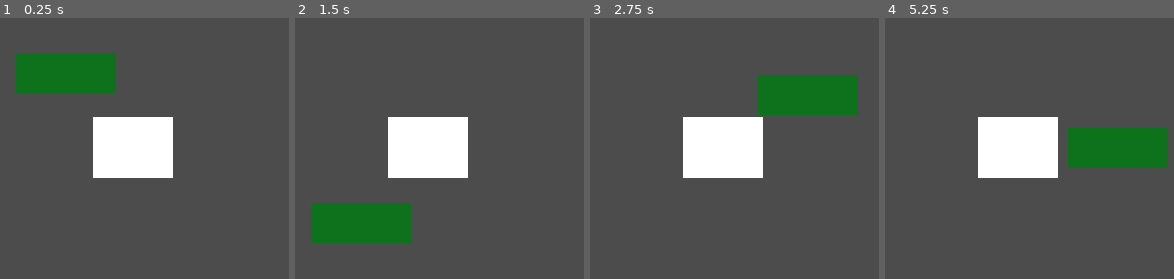
Above: before the commit, frames 1-4 (left to right).
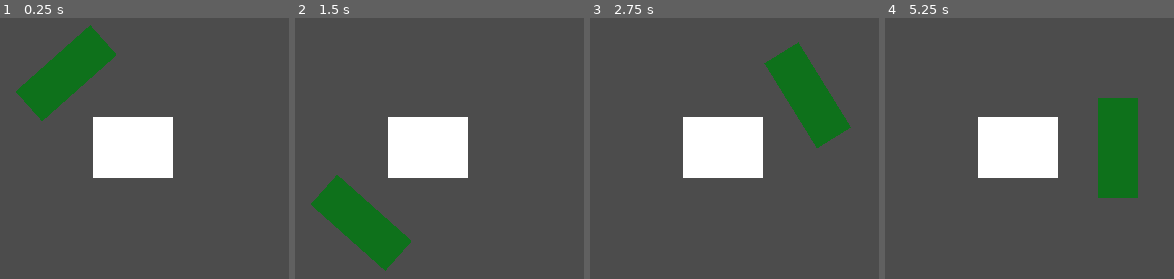
Above: after the commit, the same moments.

Repository: honoriocassiano/the-silent-protector-simulator
Game: Godot game, scene res://Main.tscn
Same seed, same stepped clock (60 frames per second), same inputs: the game is played once before the commit and once after it.
Inputs (mouse positions are in pixels of both pictures, inside the frame that each line leads up to):
- Up to frame 1 (0.25 s): no input
- Up to frame 2 (1.5 s): tap Enter at 0.5 s; move the mouse to (outside the picture) at 0.52 s; hold Right (move_right) 0.53-1.28 s; tap Space at 1.25 s; move the mouse to (401, 177) at 1.27 s; hold Down (move_down) from 1.28 s (still down)
- Up to frame 3 (2.75 s): tap Enter at 2 s; move the mouse to (outside the picture) at 2.02 s; release Down (move_down) at 2.03 s; hold Right (move_right) from 2.03 s (still down)
- Up to frame 4 (5.25 s): tap Space at 2.75, 4.25 s; move the mouse to (1110, 268) at 2.77 s; release Right (move_right) at 2.78 s; hold Up (move_up) 2.78-3.53 s; tap Enter at 3.5 s; move the mouse to (outside the picture) at 3.52 s; hold Left (move_left) 3.53-5.03 s; move the mouse to (911, 57) at 4.27 s; move the mouse to (outside the picture) at 5.02 s; hold Down (move_down) from 5.03 s (still down)

The runs differ from the first frame. In frame 1, 4.2% of the frame differs, in the area x 5-41%, y 2-40%; in frame 2, 4.2%; in frame 3, 5.6%; in frame 4, 6.4%, in the area x 63-98%, y 30-69%.

Commit message:
Add rotation around Bed

Diff:
--- a/Soldier.gd
+++ b/Soldier.gd
@@ -25,28 +25,16 @@
 
 	var distance = bedPosition.distance_to(mousePosition)
 
-#	var diff = mousePosition - bedPositon
-
 	var cosine = (mousePosition.x - bedPosition.x) / distance
 	var sine = (mousePosition.y - bedPosition.y) / distance
-
-#	position.x = cosine * DISTANCE_FROM_BED + bedPosition.x
-#	position.y = sine * DISTANCE_FROM_BED + bedPosition.y
 
 	position.x = cosine * DISTANCE_FROM_BED + bedPosition.x
 	position.y = sine * DISTANCE_FROM_BED + bedPosition.y
 
-#	print_debug(distance)
-#	print_debug(cosine, sine)
-#	print_debug(position)
+	var angle = -atan2(mousePosition.x - bedPosition.x, mousePosition.y - bedPosition.y)
+#	var angle = sine / cosine
 
-#	var angle = atan2(diff.y, diff.x)
-#	var tangent = diff.y / diff.x
-
-#	print_debug(angle)
-
-#	position = bedPosition
-#	position = mousePosition
+	rotation = angle
 
 func _on_Bed_position_ready(pos):
 	pass # Replace with function body.
